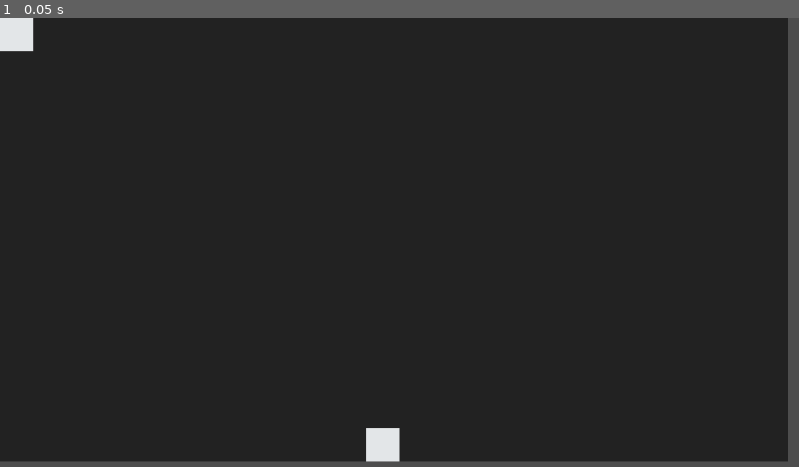
Above: before the commit, frame 1.
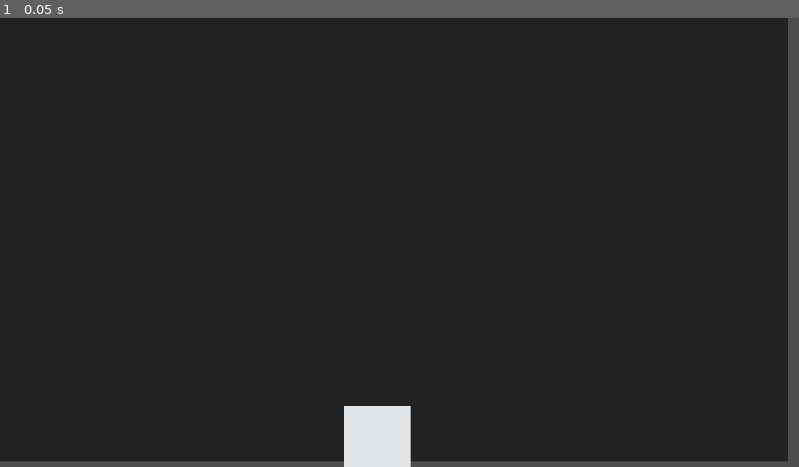
Above: after the commit, the same moment.

Repository: TraySimpson/DungeonGenerator
Game: Godot game, scene res://main.tscn
The game is run twice, just before and just after one commit, with the same random seed, the same clock (stepped at 60 frames per second) and the same inputs.
Inputs:
- Up to frame 1 (0.05 s): no input

The runs differ from the first frame. In frame 1, 1.2% of the frame differs, in the area x 0-52%, y 0-100%.

Commit message:
Weight calc WIP

Diff:
--- a/Segment.gd
+++ b/Segment.gd
@@ -4,7 +4,7 @@
 var size: Vector2i
 var position: Vector2i
 var weight: int
-var connections := []
+var connections: Array[Segment]
 
 func get_room_weight() -> int:
 	return size.x * size.y
--- a/TileMap.gd
+++ b/TileMap.gd
@@ -30,6 +30,7 @@
 		room.size = Vector2i(randi_range(2, 6), randi_range(2, 6))
 		rooms.append(room)
 	calculate_weight(entrance)
+	calculate_connected_positions(entrance)
 	return rooms
 
 func calculate_weight(segment: Segment) -> int:
@@ -42,6 +43,12 @@
 	segment.weight = weight
 	return weight
 
+func calculate_connected_positions(segment: Segment):
+	for room in segment.connections:
+		var ratio = float(room.weight) / segment.weight
+		room.position = segment.position + Vector2i(
+
+		)
 
 func render_tilemap(rooms: Array[Segment]):
 	for x in range(map_width):
